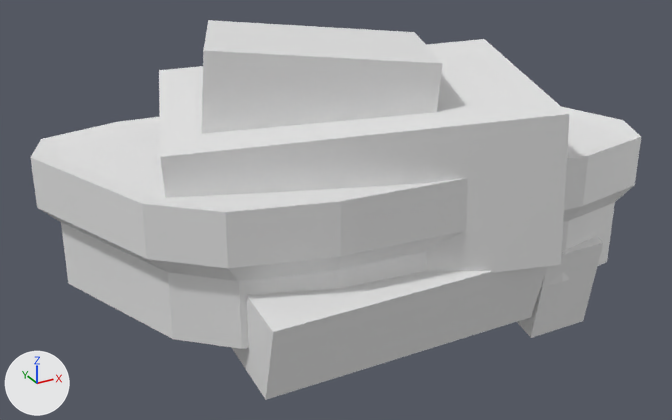
A saved change to the FBX model FishingRPG/Assets/Assets/Meshs/Environment/Rocks/SM_Roche_Moyen_02.fbx.
One viewpoint serves both versions: a 50 mm camera at (-4.77, -8.59, 3.89) aimed at (-0.08, -0.06, -0.38). Lighting does not change. The marker at lower left points along +X, +Y and +Z.

The first picture shows 'Roche_Moyen_02'.
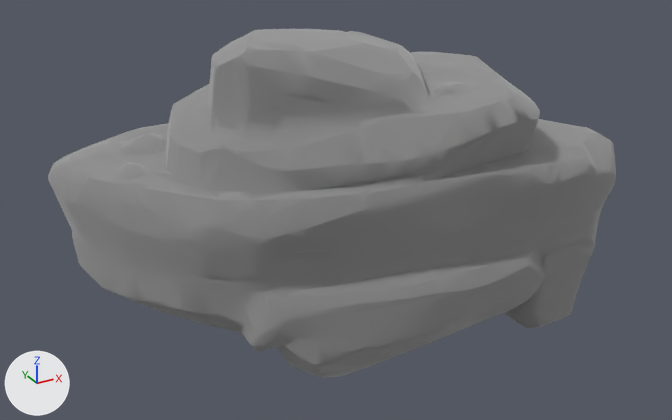
Patch to the scene script:
```diff
--- a/FishingRPG/Assets/Assets/Meshs/Environment/Rocks/SM_Roche_Moyen_02.fbx.py
+++ b/FishingRPG/Assets/Assets/Meshs/Environment/Rocks/SM_Roche_Moyen_02.fbx.py
@@ mat_lp_05 @@
+mat_lp_05 = principled_material('lp_05')
+mat_lp_05.base_color = (0.5, 0.5, 0.5)  # grey #bcbcbc
+mat_lp_05.metallic = 1.0
+mat_lp_05.roughness = 1.0
@@ me_cube_023 @@
 # used by ob_roche_moyen_02; location = (0.0, 0.0, 0.0)
-me_cube_023.from_pydata(...)  # 94 vertices, 96 faces; spans x -3.14..3.19, y -2.02..2.0, z -1.81..1.69
+me_cube_023.from_pydata(...)  # 2999 vertices, 5994 faces; spans x -2.95..3.02, y -1.79..1.67, z -2.0..1.65
+# me_cube_023 part 1: the loose piece of 62 vertices spanning x -3.14..3.19, y -1.76..1.76, z -1.13..0.48 is rebuilt with 2999 vertices and now spans x -2.95..3.02, y -1.79..1.67, z -2.0..1.65, in mat_lp_05 (grey #bcbcbc)
+# me_cube_023 part 2: the loose piece of 8 vertices spanning x -1.71..1.15, y -1.16..1.22, z 0.48..1.69 is deleted
+# me_cube_023 part 3: the loose piece of 8 vertices spanning x -2.23..2.44, y -2.02..2.0, z -0.86..1.19 is deleted
+# me_cube_023 part 4: the loose piece of 8 vertices spanning x -1.67..1.67, y -1.75..1.75, z -1.53..-0.09 is deleted
+# me_cube_023 part 5: the loose piece of 8 vertices spanning x 1.7..2.5, y -1.68..0.78, z -1.81..-0.04 is deleted
+me_cube_023.materials.append(mat_lp_05)  # grey #bcbcbc
```

What differs and where, as boxes (x1, y1, x2, y2) in the pictures (672 x 420 px):
'Roche_Moyen_02', reshaped (7% narrower, 8% shorter): before (31, 20, 641, 400); after (48, 29, 616, 378)
part 1 of me_cube_023, rebuilt (7% narrower, 44% taller): before (31, 107, 641, 349); after (48, 29, 616, 378)
part 2 of me_cube_023, deleted: before (201, 20, 442, 134)
part 3 of me_cube_023, deleted: before (159, 39, 570, 273)
part 4 of me_cube_023, deleted: before (231, 266, 548, 400)
part 5 of me_cube_023, deleted: before (517, 236, 603, 338)
